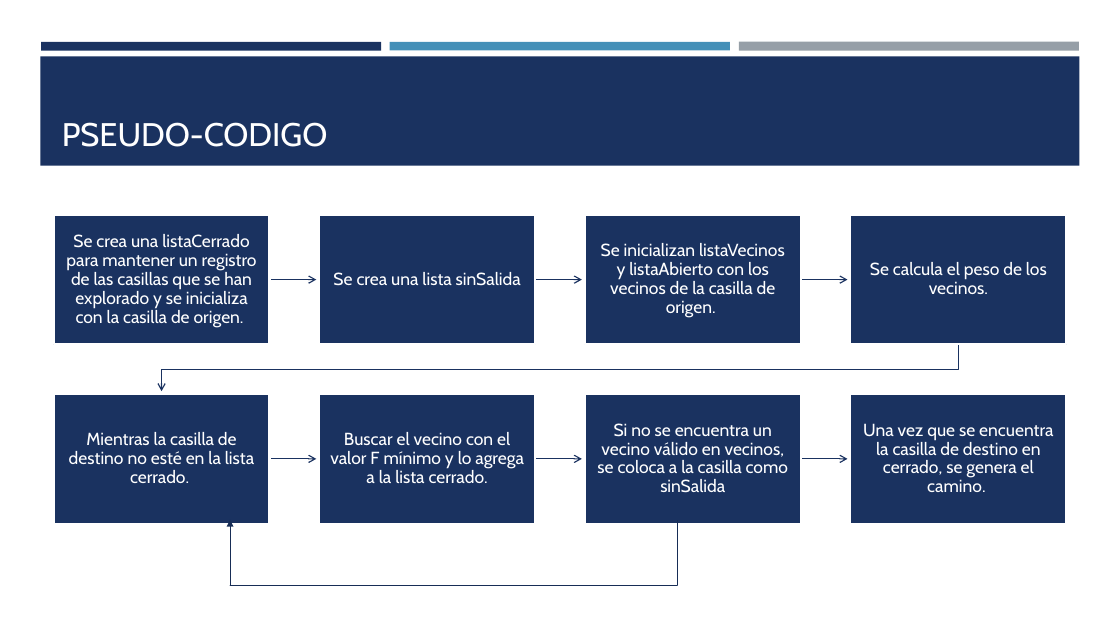
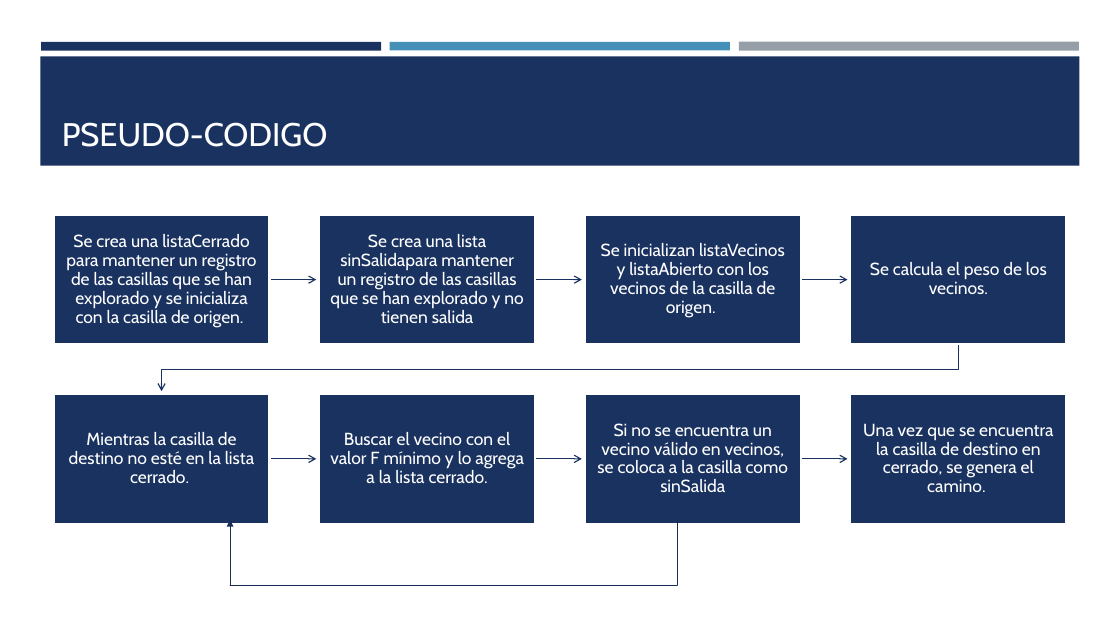
Before and after one commit to Martin-Roberto-lecuona/TP_Algoritmo_GRAFO, a slide deck: slide 11 of presentacion/algoritmo A.pptx. Drawn at 1120x630 pixels with LibreOffice and Linux fonts; fonts in the diff are those of the drawing. Boxes give left, top, right and bottom in pixels: in the first picture for what was removed or moved away, otherwise in the second. Text is boxed around its words. In the diff, an @@ line names an element or a change of style, - is before the commit and + after.

```diff
--- a/presentacion/algoritmo A.pptx
+++ b/presentacion/algoritmo A.pptx
@@ text at bbox=[330, 234, 523, 323]: text changed @@
-Se crea una lista sinSalida
+Se crea una lista sinSalidapara mantener un registro de las casillas que se han explorado y no tienen salida
```
Also in this commit, not shown: 3 other slides changed, 1 slide added, 1 other file.
